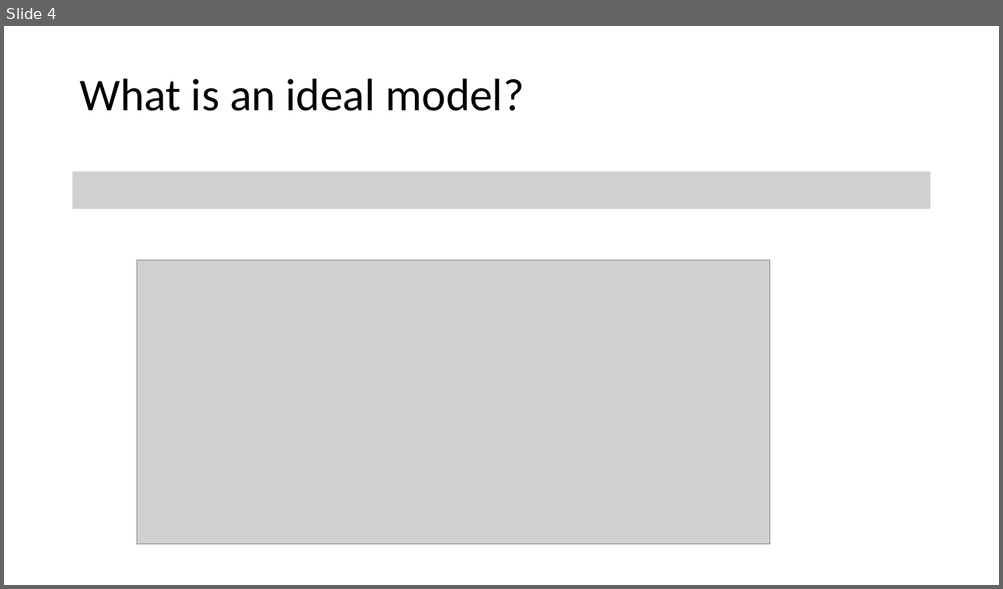
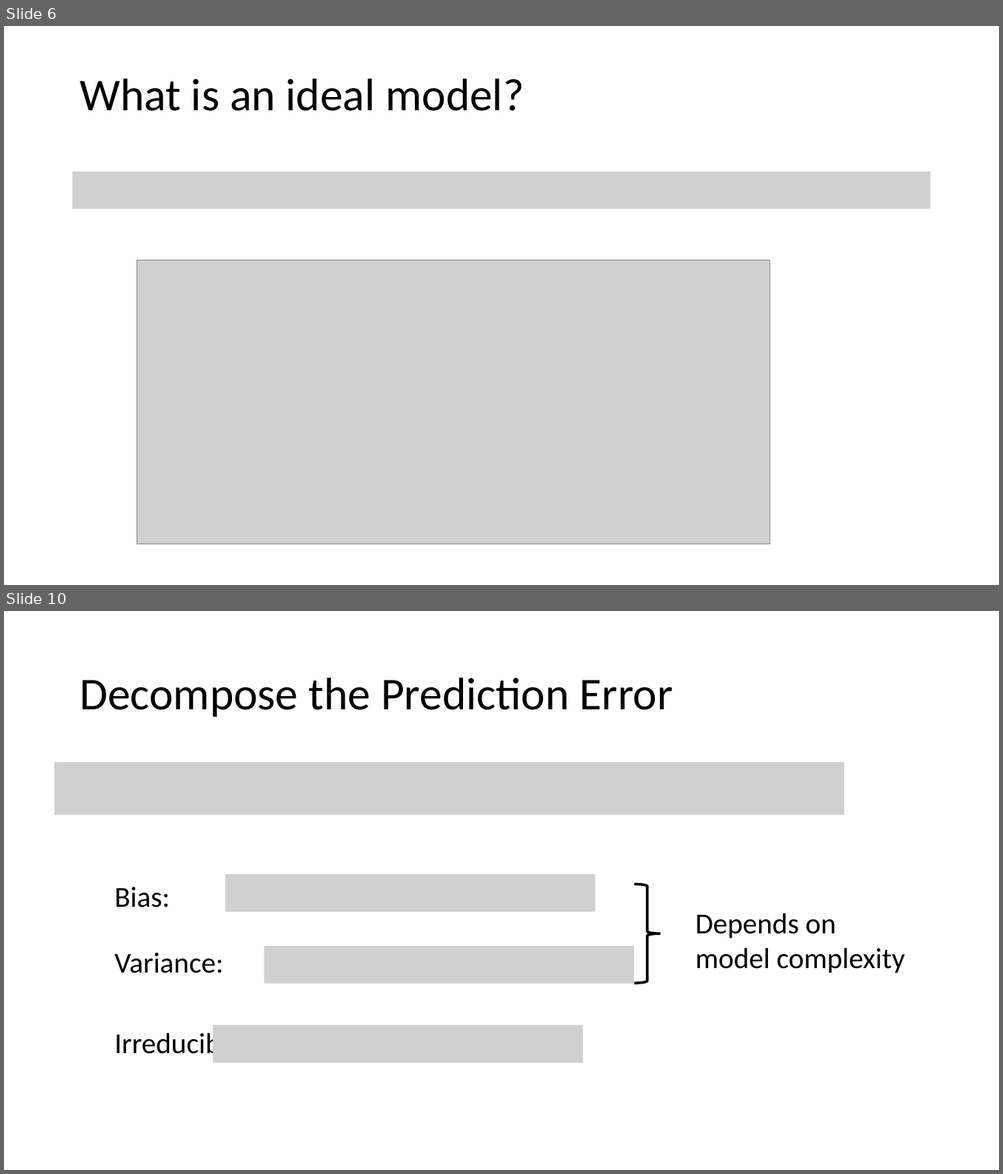
Before and after one commit to tianzheng4/tianzheng4.github.io, a slide deck: _umkc-teaching/slides/Lecture2 - Statistical Learning.pptx. Shown one above the other, each under a label of ours: slide 4 before the commit, slides 6 and 10 after it; the slides between them are not shown. The pictures are 1003x589 and 1003x1174 pixels, drawn with LibreOffice and Linux fonts; fonts in the diff are those of the drawing; grey boxes stand for pictures. Boxes give left, top, right and bottom in pixels: in the first picture for what was removed or moved away, otherwise in the second. Text is boxed around its words. In the diff, an @@ line names an element or a change of style, - is before the commit and + after.

```diff
--- a/_umkc-teaching/slides/Lecture2 - Statistical Learning.pptx
+++ b/_umkc-teaching/slides/Lecture2 - Statistical Learning.pptx
@@ slide 10 added at (4,611,999,1170), background #FFFFFF @@
@@ title added at (79,678,673,717), 44 pt, text #000000 @@
+Decompose the Prediction Error
@@ picture added at (55,763,844,815) @@
@@ picture added at (225,874,596,911) @@
@@ text added at (114,887,170,908), 28 pt, text #000000 @@
+Bias:
@@ left brace added at (634,884,660,983), outline #000000 2.5 pt @@
@@ text added at (695,913,905,974), 28 pt, text #000000 @@
+Depends on
+model complexity
@@ text added at (114,953,223,974), 28 pt, text #000000 @@
+Variance:
@@ picture added at (264,946,634,983) @@
@@ text added at (114,1029,242,1061), 28 pt, text #000000 @@
+Irreducible error:
@@ picture added at (213,1026,583,1063) @@
@@ what was slide 4 is now slide 6 @@
```
Also in this commit, not shown: 1 slide changed, 9 other slides added, 2 slides removed, 2 other files.
